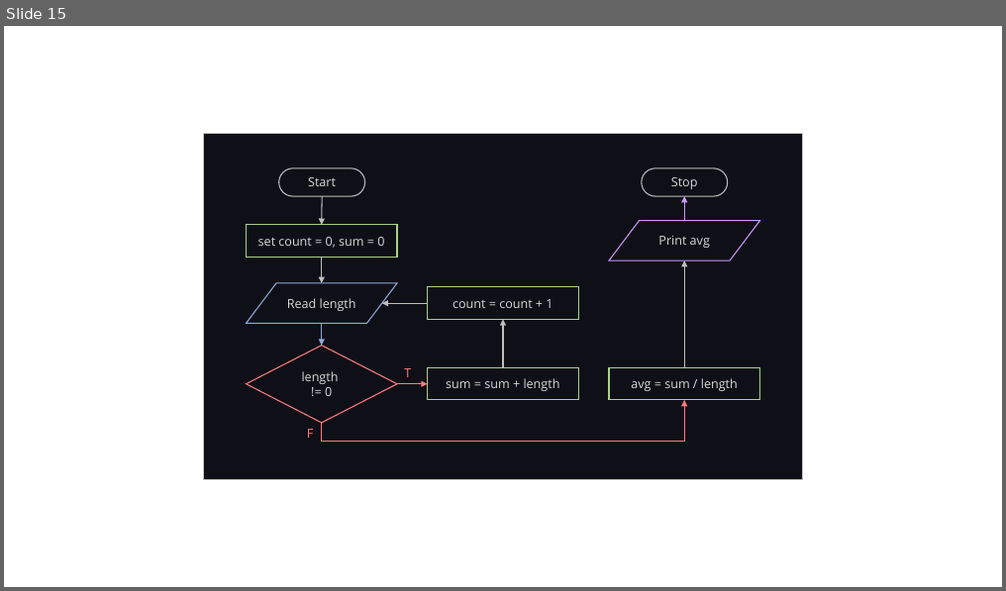
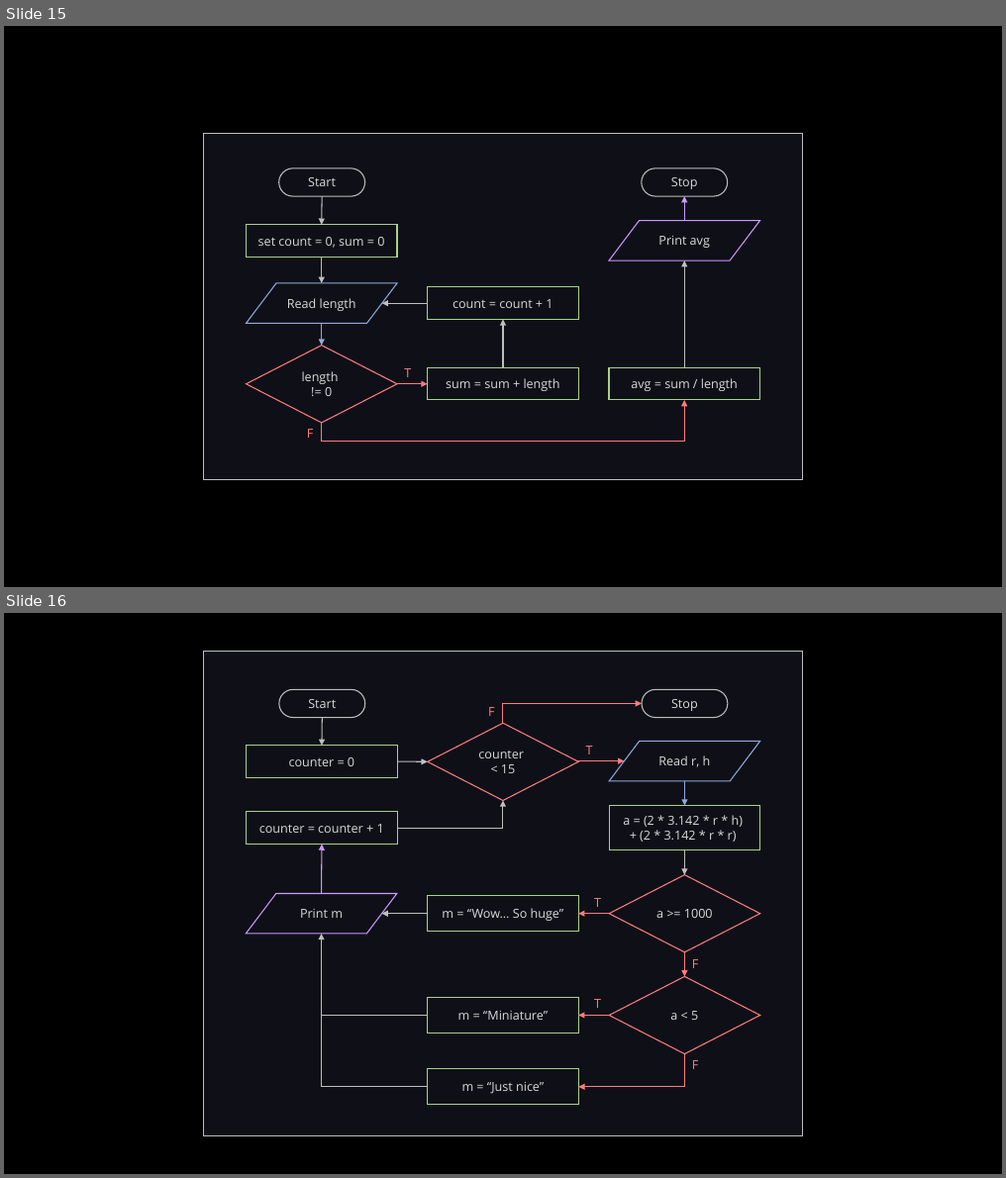
Before and after one commit to LimJY03/JavaMatriculation, a slide deck: Past Year Theory Questions/Resources/resources.pptx. Shown one above the other, each under a label of ours: slide 15 before the commit, slides 15 and 16 after it. The pictures are 1006x591 and 1006x1178 pixels, drawn with LibreOffice and Linux fonts; fonts in the diff are those of the drawing. Boxes give left, top, right and bottom in pixels: in the first picture for what was removed or moved away, otherwise in the second. Text is boxed around its words. In the diff, an @@ line names an element or a change of style, - is before the commit and + after.

```diff
--- a/Past Year Theory Questions/Resources/resources.pptx
+++ b/Past Year Theory Questions/Resources/resources.pptx
@@ slide 16 added at [4, 613, 1002, 1174], background #000000 @@
@@ group added at [203, 651, 803, 1137]: 10 arrows, 7 rectangles, 6 texts, 4 elbow arrows, 3 diamonds, 2 pill shapes, 2 flow chart input outputs, 1 line @@
+Start
+Stop
+T
+F
+counter = 0
+counter
+< 15
+a = (2 * 3.142 * r * h)
++ (2 * 3.142 * r * r)
+Read r, h
+a >= 1000
+a < 5
+m = “Wow... So huge”
+m = “Miniature”
+m = “Just nice”
+Print m
+counter = counter + 1
+T
+F
+T
+F
@@ slide 15 changed as well @@
@@ background #FFFFFF to #000000 @@
```
Also in this commit, not shown: 14 other slides changed, 3 other slides added, 1 other file.
